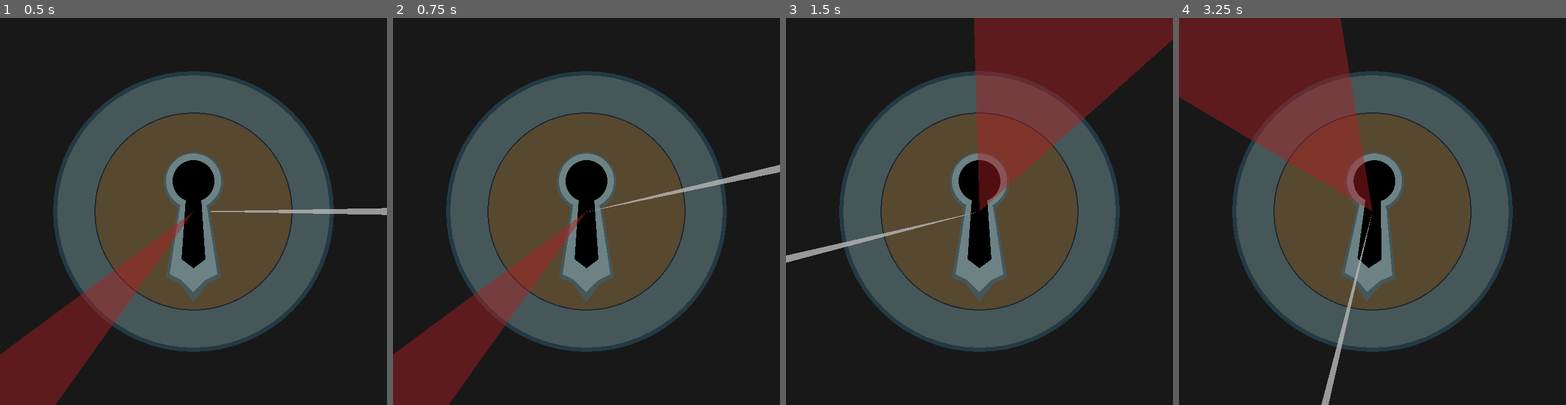
Above: before the commit, frames 1-4 (left to right).
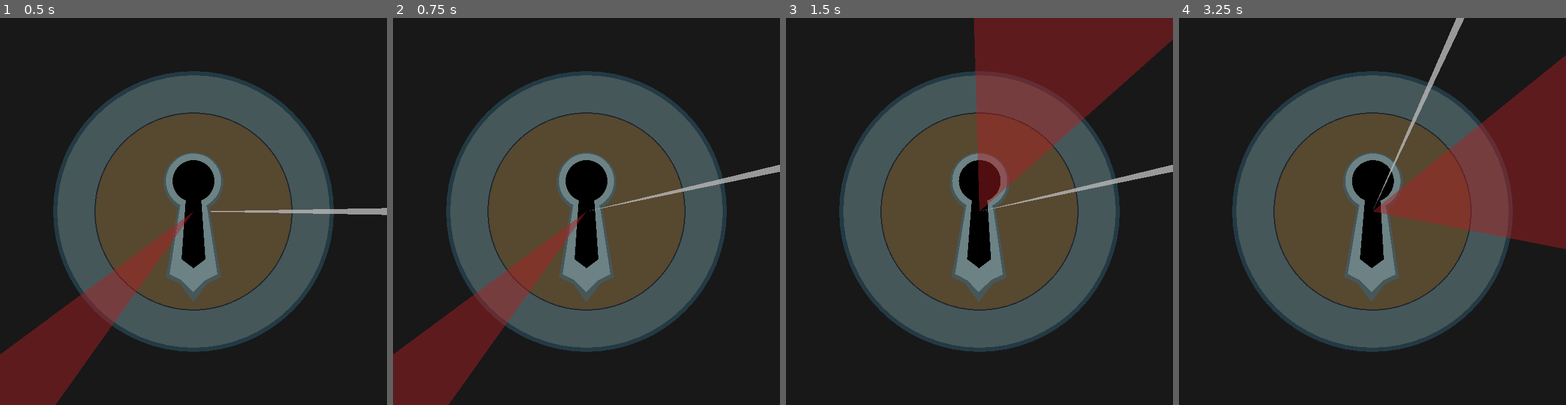
Above: after the commit, the same moments.

Repository: stefanhacks/sky_lock
Game: Godot game, scene res://scenes/game.tscn
Two runs of this game, one before a commit and one after it. Both use one fixed random seed, a clock stepped at 60 frames per second and the inputs below.
Inputs (mouse positions are in pixels of both pictures, inside the frame that each line leads up to):
- Up to frame 1 (0.5 s): no input
- Up to frame 2 (0.75 s): tap Enter at 0.5 s; move the mouse to (671, 192) at 0.52 s; click (671, 192) at 0.6 s
- Up to frame 3 (1.5 s): tap G (generate) at 0.8, 1.35 s; tap Space (space_bar) at 1.25 s; move the mouse to (902, 230) at 1.27 s
- Up to frame 4 (3.25 s): tap Space (space_bar) at 1.55, 2.1, 2.75 s; tap Enter at 2 s; move the mouse to (1411, 126) at 2.02 s; click (1411, 126) at 2.3 s; move the mouse to (1353, 288) at 2.77 s; click (1353, 288) at 2.85 s; tap G (generate) at 3.05 s

Frame 1 is identical in both runs. In frame 2, 0.1% of the frame differs, in the area x 50-100%, y 37-51%; in frame 3, 1.1%; in frame 4, 30%, in the area x 0-100%, y 0-100%.

Commit message:
Main game loop done. Requires cleanup.

Diff:
--- a/scenes/components/game_manager.gd
+++ b/scenes/components/game_manager.gd
@@ -4,13 +4,17 @@
 @onready var line_to_cursor: LineToAngle = $"LineToCursor"
 @onready var line_to_secret: LineToAngle = $"LineToSecret"
 
+var frozen = false
+
 var lock_secret: LockSecret
+var lock_picking_duration: float = 0.9
+var lock_picking_release_resistance: float = 1.7
+
 var holding_spacebar: bool = false
 var holding_timer: float = 0.0
 
-var lock_picking_duration: float = 0.9
-var lock_picking_release_resistance: float = 1.7
-var frozen = false
+var attempted_radians
+var max_cylinder_rotation
 
 
 func _ready() -> void:
@@ -21,84 +25,68 @@
 	if frozen:
 		return
 
+	if holding_timer > 0:
+		_rotate_cylinder()
+		if holding_timer == lock_picking_duration:
+			_check_solution()
+
 	if holding_spacebar:
 		holding_timer = min(holding_timer + delta, lock_picking_duration)
 	else:
 		holding_timer = max(holding_timer - delta / lock_picking_release_resistance, 0)
 
-	var rotation = 90 / lock_picking_duration * holding_timer
+
+func _game_start() -> void:
+	lock.set_cylinder_rotation(0.0)
+	lock_secret = LockSecret.from_difficulty(Difficulty.NORMAL)
+	line_to_cursor.frozen = false
+	line_to_secret.width = lock_secret.width
+	line_to_secret.angle_in_radians = lock_secret.angle_in_radians
+	holding_spacebar = false
+	holding_timer = 0.0
+	frozen = false
+
+
+func _unhandled_input(_event: InputEvent) -> void:
+	if frozen:
+		return
+	if Input.is_action_just_pressed("space_bar"):
+		holding_spacebar = true
+		_start_solving()
+	elif Input.is_action_just_released("space_bar"):
+		holding_spacebar = false
+		line_to_cursor.frozen = false
+	elif Input.is_action_just_released("generate"):
+		_on_generate()
+
+
+func _check_solution() -> void:
+	if (lock_secret.check_solution(attempted_radians)):
+		print("Click!")
+		frozen = true
+		holding_spacebar = false
+		await get_tree().create_timer(2).timeout
+		_game_start()
+
+
+func _start_solving() -> void:
+	line_to_cursor.frozen = true
+
+	var cursor_direction = get_local_mouse_position().normalized() * -1
+	attempted_radians = Vector2.ZERO.angle_to_point(cursor_direction) + PI
+
+	var distance = lock_secret.get_distance_to_solving(attempted_radians)
+	var available_distance = lock_secret.max_distance_to_solve
+
+	max_cylinder_rotation = 90 * (available_distance - distance) / available_distance
+
+
+func _rotate_cylinder() -> void:
+	var rotation = max_cylinder_rotation / lock_picking_duration * holding_timer
 	lock.set_cylinder_rotation(rotation)
 
 
-func _game_start() -> void:
-	lock_secret = LockSecret.from_difficulty(Difficulty.NORMAL)
-	line_to_secret.width = lock_secret.width
-	line_to_secret.angle = lock_secret.angle
-
-
-func _unhandled_input(_event: InputEvent) -> void:
-	if Input.is_action_just_pressed("click"):
-		_on_click()
-	elif Input.is_action_just_pressed("space_bar"):
-		_on_space_bar_pressed()
-	elif Input.is_action_just_released("space_bar"):
-		_on_space_bar_released()
-	elif Input.is_action_just_released("generate"):
-		_generate()
-
-
-func _on_click() -> void:
-	if frozen:
-		return
-
-	if _check_secret():
-		print ('Click!')
-		_game_start()
-	else:
-		_freeze()
-
-
-func _check_secret() -> bool:
-	var cursor_direction = get_local_mouse_position().normalized() * -1
-	var cursor_angle = Vector2.ZERO.angle_to_point(cursor_direction) + PI
-	return lock_secret.check_solution(cursor_angle)
-
-
-func _get_solving_distance() -> float:
-	var cursor_direction = get_local_mouse_position().normalized()
-	var angle = Vector2.ZERO.angle_to_point(cursor_direction)
-
-	var victory_bandwith = lock_secret.width / 2
-	var cursor_degrees = rad_to_deg(angle)
-	var secret_degrees = rad_to_deg(lock_secret.angle)
-	var upper_limit = rad_to_deg(lock_secret.angle) + victory_bandwith
-	var lower_limit = rad_to_deg(lock_secret.angle) - victory_bandwith
-
-	var upper_distance = upper_limit - cursor_degrees
-	var lower_distance = lower_limit - cursor_degrees
-
-	# Work on a solution for 360 = 0
-
-	return 0.0
-
-
-func _freeze() -> void:
-	frozen = true
-	line_to_cursor.frozen = true
-	await get_tree().create_timer(0.35).timeout
-	line_to_cursor.frozen = false
-	frozen = false
-
-
-func _on_space_bar_pressed() -> void:
-	holding_spacebar = true
-
-
-func _on_space_bar_released() -> void:
-	holding_spacebar = false
-
-
-func _generate() -> void:
+func _on_generate() -> void:
 	lock_secret = LockSecret.from_difficulty(Difficulty.VERY_EASY)
 	line_to_secret.width = lock_secret.width
-	line_to_secret.angle = lock_secret.angle
+	line_to_secret.angle_in_radians = lock_secret.angle_in_radians
--- a/scenes/components/line_to_angle.gd
+++ b/scenes/components/line_to_angle.gd
@@ -5,9 +5,10 @@
 @export var key_center = Vector2.ZERO
 @export var to_cursor = true
 
-var angle: float:
+var interacted
+var angle_in_radians: float:
 	set(value):
-		angle = value
+		angle_in_radians = value
 		interacted = true
 		queue_redraw()
 var width: float = 1.0:
@@ -16,13 +17,13 @@
 		interacted = true
 		queue_redraw()
 
-var interacted
-var frozen = false:
+var frozen = false
+var shake = false:
 	set(value):
-		frozen = value
 		var intensity = 1 if value else 0
 		material.set_shader_parameter("shake_intensity", intensity)
 		queue_redraw()
+
 
 var last_valid_direction: Vector2
 
@@ -40,7 +41,7 @@
 
 
 func _to_angle() -> void:
-	var deg = rad_to_deg(angle)
+	var deg = rad_to_deg(angle_in_radians)
 	var slightly_wider_degrees = [deg_to_rad(deg + width / 2), deg_to_rad(deg - width / 2)]
 	var slightly_wider_directions = [Vector2.from_angle(slightly_wider_degrees[0]), Vector2.from_angle(slightly_wider_degrees[1])]
 
--- a/scripts/lock_secret.gd
+++ b/scripts/lock_secret.gd
@@ -1,11 +1,15 @@
 class_name LockSecret
 
-var angle
+var angle_in_radians
 var width
+
+var max_distance_to_solve: float:
+	get():
+		return PI - deg_to_rad(width / 2)
 
 
 func _init(target_radians: float, ray_width: int) -> void:
-	angle = fmod(target_radians, TAU)
+	angle_in_radians = fmod(target_radians, TAU)
 	width = ray_width
 
 
@@ -17,17 +21,33 @@
 	return secret
 
 
-func check_solution(attempted_angle: float) -> bool:
-	var victory_bandwith = width / 2
-	var secret_degrees = angle
-	var upper_limit = angle + deg_to_rad(victory_bandwith)
-	var lower_limit = angle - deg_to_rad(victory_bandwith)
+func check_solution(attempted_radians: float) -> bool:
+	var victory_bandwith = deg_to_rad(width / 2)
+	var lower_limit = angle_in_radians - victory_bandwith
+	var upper_limit = angle_in_radians + victory_bandwith
 
 	# Normal situation, when angle and limits are within (0, TAU)
-	var test_1 = lower_limit < attempted_angle and attempted_angle < upper_limit
+	var test_1 = lower_limit < attempted_radians and attempted_radians < upper_limit
 
-	# Edge situations, when limits are lower or higher than TAU due to width.
-	var test_2 = upper_limit > TAU and attempted_angle < upper_limit - TAU and 0 < attempted_angle
-	var test_3 = lower_limit < 0 and TAU + lower_limit < attempted_angle
+	# Edge situations, when limits are lower or higher than TAU because we're close to 0.
+	var test_3 = lower_limit < 0 and TAU + lower_limit <= attempted_radians and attempted_radians <= 0
+	var test_2 = upper_limit > TAU and upper_limit - TAU >= attempted_radians and attempted_radians >= 0
 
 	return test_1 or test_2 or test_3
+
+
+func get_distance_to_solving(attempted_radians: float) -> float:
+	var is_solved = check_solution(attempted_radians)
+	if is_solved:
+		return 0.0
+
+	var victory_bandwith = deg_to_rad(width / 2)
+	var lower_limit = angle_in_radians - victory_bandwith
+	var upper_limit = angle_in_radians + victory_bandwith
+
+	# Boiled Wolframalpha and stackxchange solution to this.
+	# https://gamedev.stackexchange.com/questions/4467/comparing-angles-and-working-out-the-difference
+	var lower_distance = (PI - abs(abs(lower_limit - attempted_radians) - PI));
+	var upper_distance = (PI - abs(abs(upper_limit - attempted_radians) - PI));
+
+	return min(lower_distance, upper_distance)
